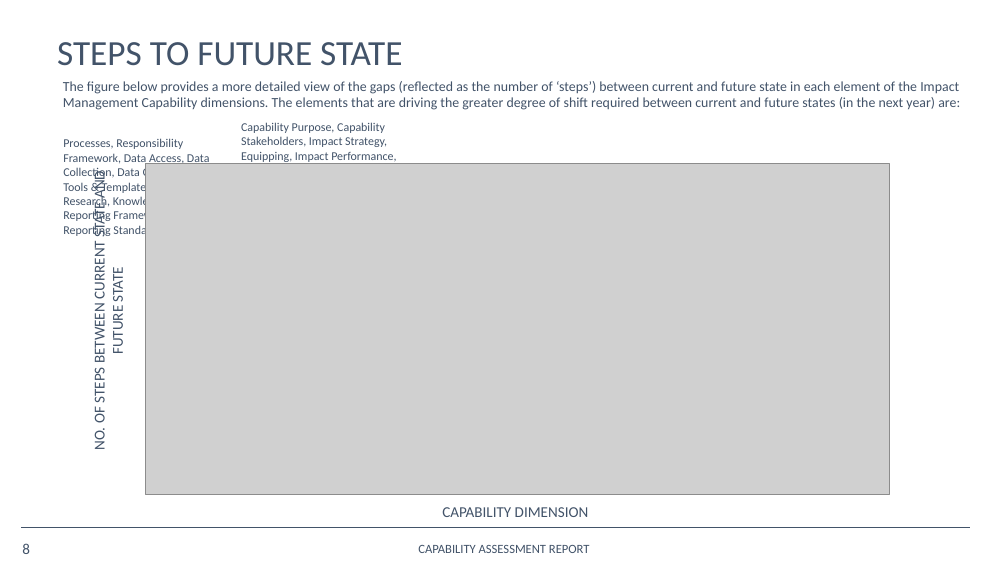
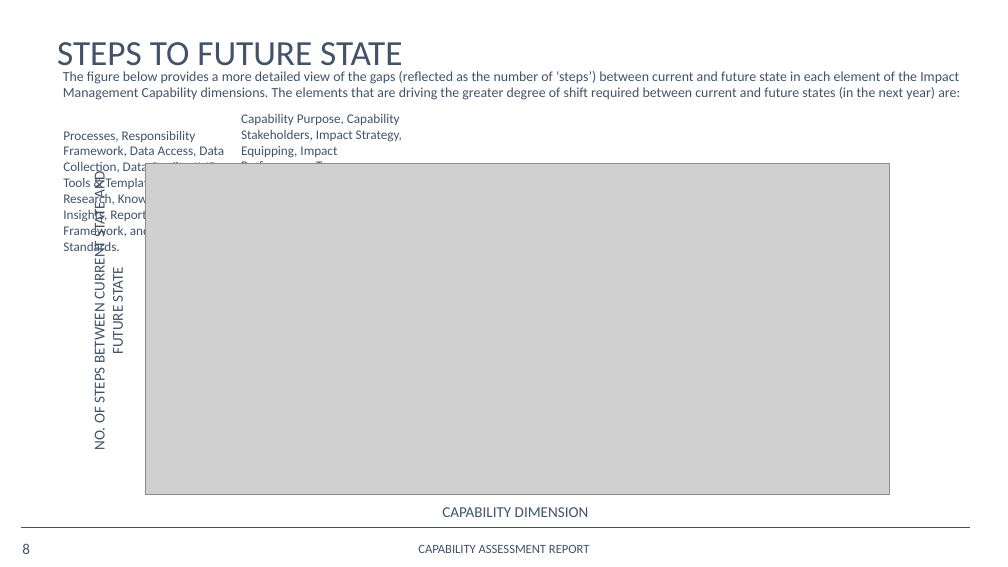
Before and after one commit to opus-meum/power-automate, a slide deck: slide 8 of Capability Assessment Report.pptx. Drawn at 1008x567 pixels with LibreOffice and Linux fonts; fonts in the diff are those of the drawing; grey boxes stand for pictures; background and template pictures are left out. Boxes give left, top, right and bottom in pixels: in the first picture for what was removed or moved away, otherwise in the second. Text is boxed around its words. In the diff, an @@ line names an element or a change of style, - is before the commit and + after.

```diff
--- a/Capability Assessment Report.pptx
+++ b/Capability Assessment Report.pptx
@@ 3 texts: place and size @@
-3 texts at (63, 81, 960, 238)
+3 texts at (63, 71, 960, 255)
@@ text "Capability Purpose, Capability Stakeholders, Impact ..." at (241, 114, 402, 164): size 9.5 to 10.5 pt @@
@@ text "Processes, Responsibility Framework, Data Access, ..." at (63, 131, 224, 255): size 9.5 to 10.5 pt @@
```
Also in this commit, not shown: 1 other slide changed, 2 other files.
